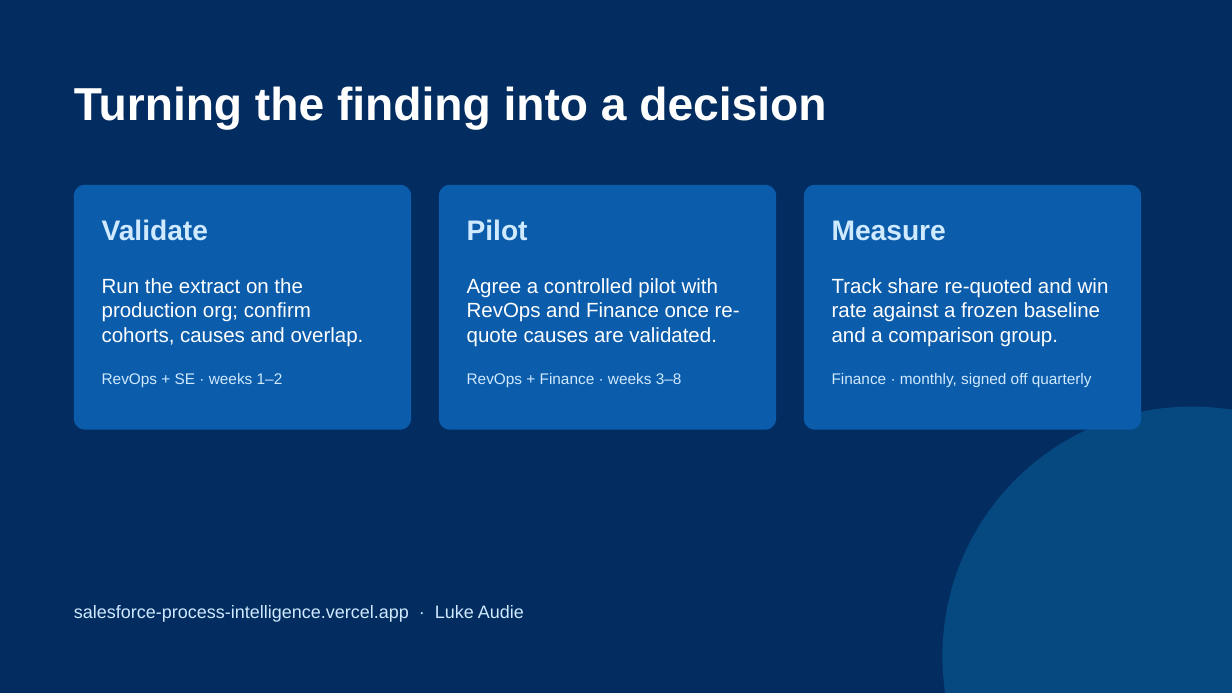
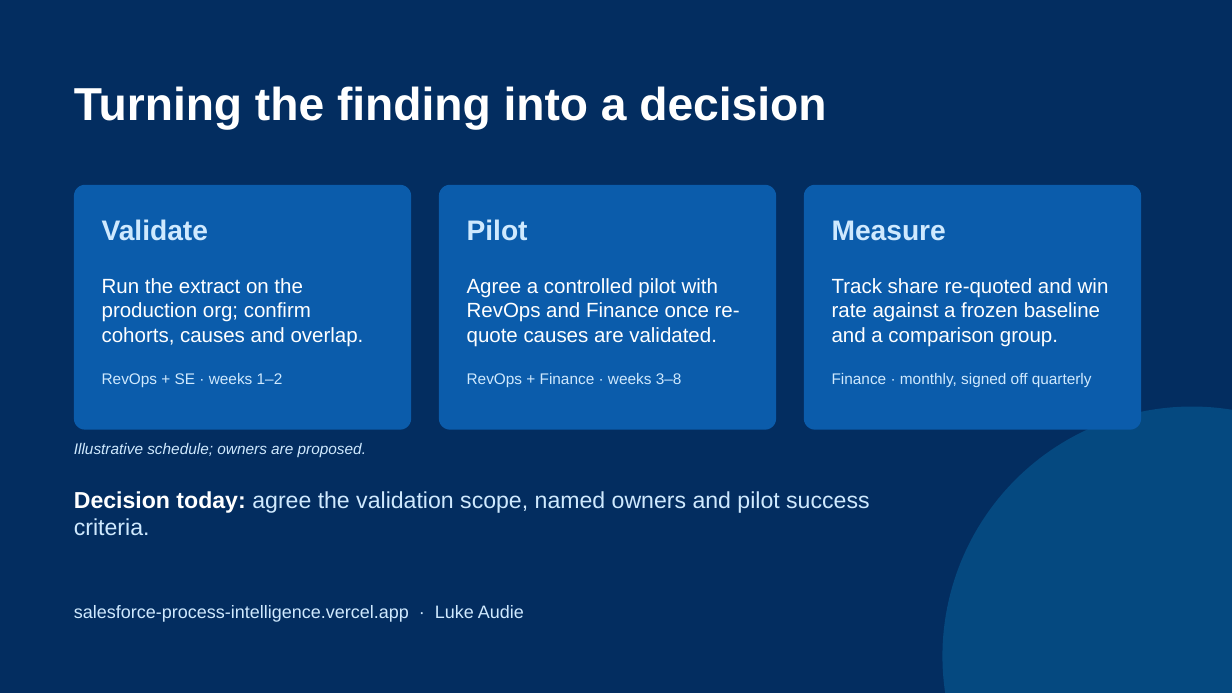
Before and after one commit to ch-lukas/salesforce-process-intelligence, a slide deck: slide 8 of deck/salesforce-process-intelligence.pptx. Drawn at 1232x693 pixels with LibreOffice and Linux fonts; fonts in the diff are those of the drawing. Boxes give left, top, right and bottom in pixels: in the first picture for what was removed or moved away, otherwise in the second. Text is boxed around its words. In the diff, an @@ line names an element or a change of style, - is before the commit and + after.

```diff
--- a/deck/salesforce-process-intelligence.pptx
+++ b/deck/salesforce-process-intelligence.pptx
@@ text added at (74, 443, 366, 457), 12 pt, text #CFE9FE, italic @@
+Illustrative schedule; owners are proposed.
@@ text added at (74, 491, 869, 535), 18 pt, text #CFE9FE @@
+Decision today: agree the validation scope, named owners and pilot success criteria.
```
Also in this commit, not shown: 5 other slides changed, 15 other files.
